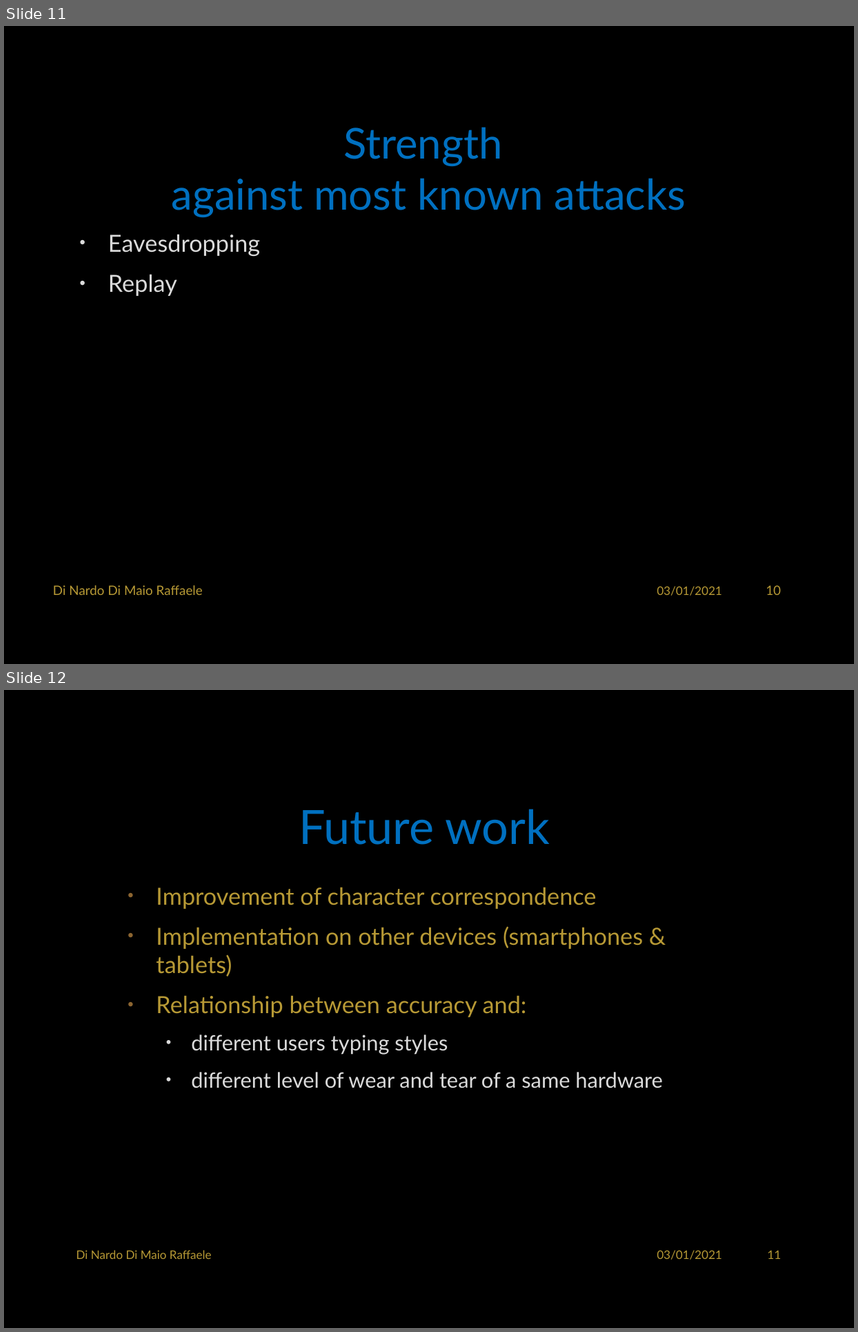
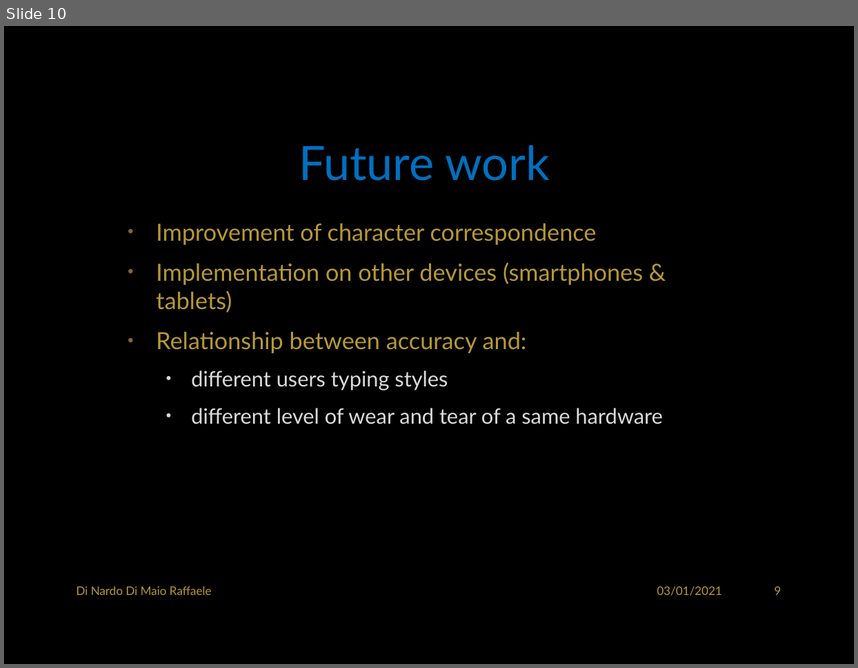
Before and after one commit to RaffaDNDM/AcCAPPCHA, a slide deck: Thesis/AcCAPPCHA.pptx. Shown one above the other, each under a label of ours: slides 11 and 12 before the commit, slide 10 after it. The pictures are 858x1332 and 858x668 pixels, drawn with LibreOffice and Linux fonts; fonts in the diff are those of the drawing; background and template pictures are left out. Boxes give left, top, right and bottom in pixels: in the first picture for what was removed or moved away, otherwise in the second. Text is boxed around its words. In the diff, an @@ line names an element or a change of style, - is before the commit and + after.

```diff
--- a/Thesis/AcCAPPCHA.pptx
+++ b/Thesis/AcCAPPCHA.pptx
@@ slide 11 removed at [4,26,854,664], background picture (left out) @@
@@ title removed at [171,127,686,218] @@
-Strength
-against most known attacks
@@ text removed at [108,234,260,296] @@
-• Eavesdropping
-• Replay
@@ text removed at [53,585,203,595] @@
-Di Nardo Di Maio Raffaele
@@ text removed at [657,586,722,595] @@
-03/01/2021
@@ page number removed at [766,585,781,595] @@
-10
@@ what was slide 12 is now slide 10 @@
@@ page number at [774,586,781,595]: text changed @@
-11
+9
```
Also in this commit, not shown: 8 slides changed, 1 other slide removed, 6 other files.
